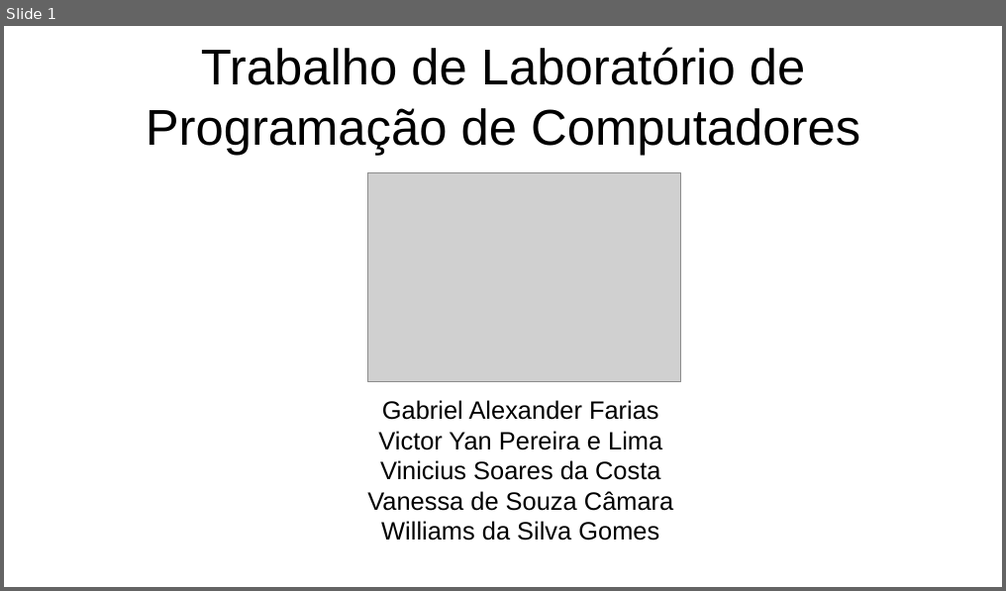
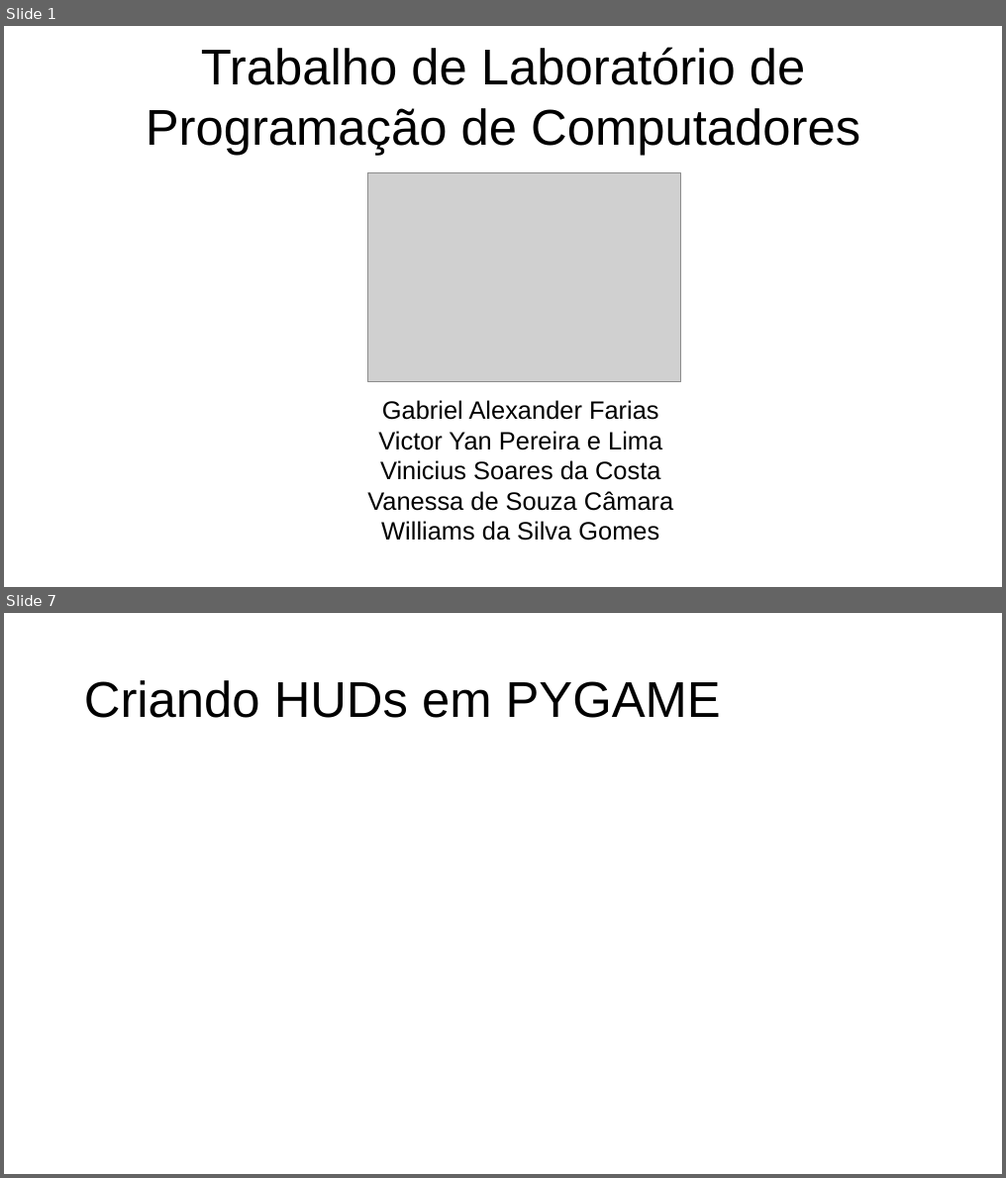
Before and after one commit to Victor7095/flappy-bird-pygame, a slide deck: slide_flappy_bird.pdf.odp. Shown one above the other, each under a label of ours: slide 1 before the commit, slides 1 and 7 after it; the slides between them are not shown. The pictures are 1006x591 and 1006x1178 pixels, drawn with LibreOffice and Linux fonts; fonts in the diff are those of the drawing; grey boxes stand for pictures. Boxes give left, top, right and bottom in pixels: in the first picture for what was removed or moved away, otherwise in the second. Text is boxed around its words. In the diff, an @@ line names an element or a change of style, - is before the commit and + after.

```diff
--- a/slide_flappy_bird.pdf.odp
+++ b/slide_flappy_bird.pdf.odp
@@ slide 7 added at [4,613,1002,1174], background #FFFFFF @@
@@ text added at [84,680,721,718], 40 pt, text #000000 @@
+Criando HUDs em PYGAME
```
Also in this commit, not shown: 1 slide changed, 5 other slides added, 1 slide removed.
